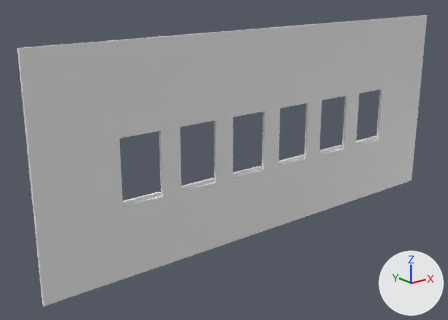
One commit to the Blender file Assets/Blender/GeneralProject.blend: the scene before it, then after it.
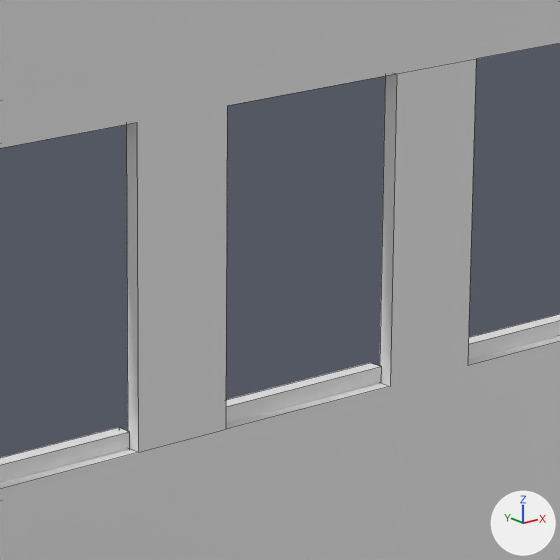
Each version appears first whole from a 50 mm camera at (-40.82, -43.65, 19.43) aimed at (-4.04, 2.33, 1.04), and next in a close-up on the part from 42% to 66% of the width and 30% to 63% of the height. Arrows for +X, +Y and +Z are at lower right; the lights stay in place. The close-ups show mesh edges as thin lines.

In view in the first close-up: 'Wall_withHoles', 'Window_boards'.
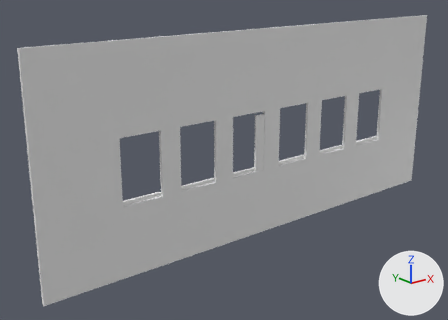
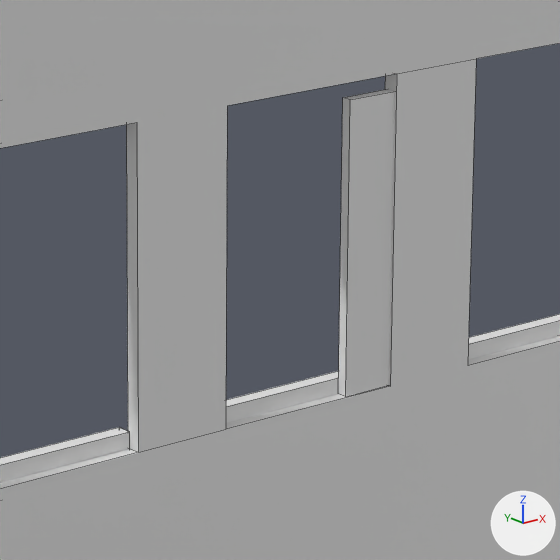
Edits to the bpy script that builds the scene:
```text
Add me_cube_009:
    me_cube_009.from_pydata(...)  # a box spanning x -2.0..0.0, y -0.11..0.11, z 0.0..5.66
Add ob_windowcover:
    ob_windowcover = bpy.data.objects.new('WindowCover', me_cube_009)
    ob_windowcover.location = (0.0, 0.0, 0.0)
```

Where the change shows, as pixel boxes (x1, y1, x2, y2) in the close-ups (560 x 560 px):
'WindowCover', added
    after: (338, 89, 394, 397)
